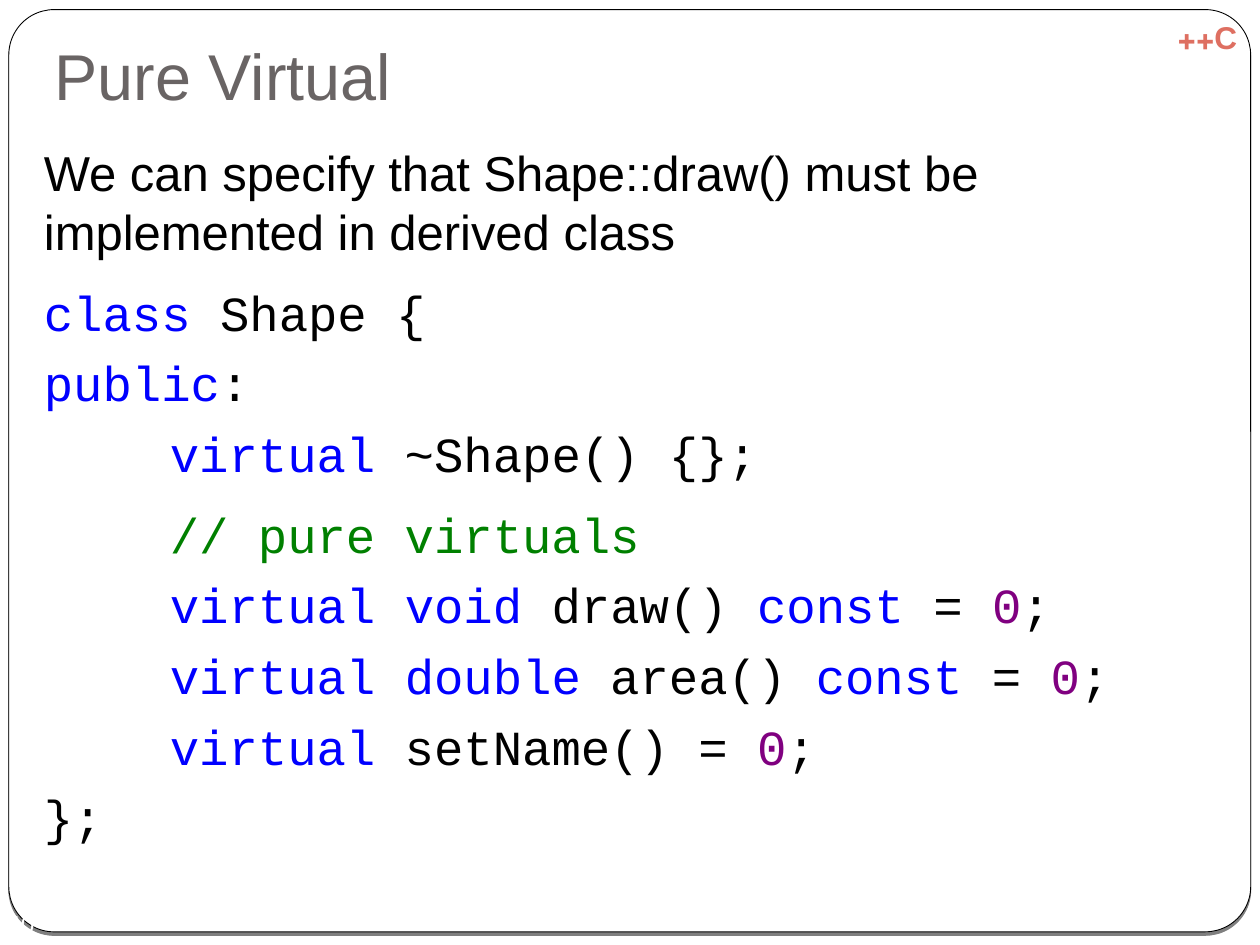
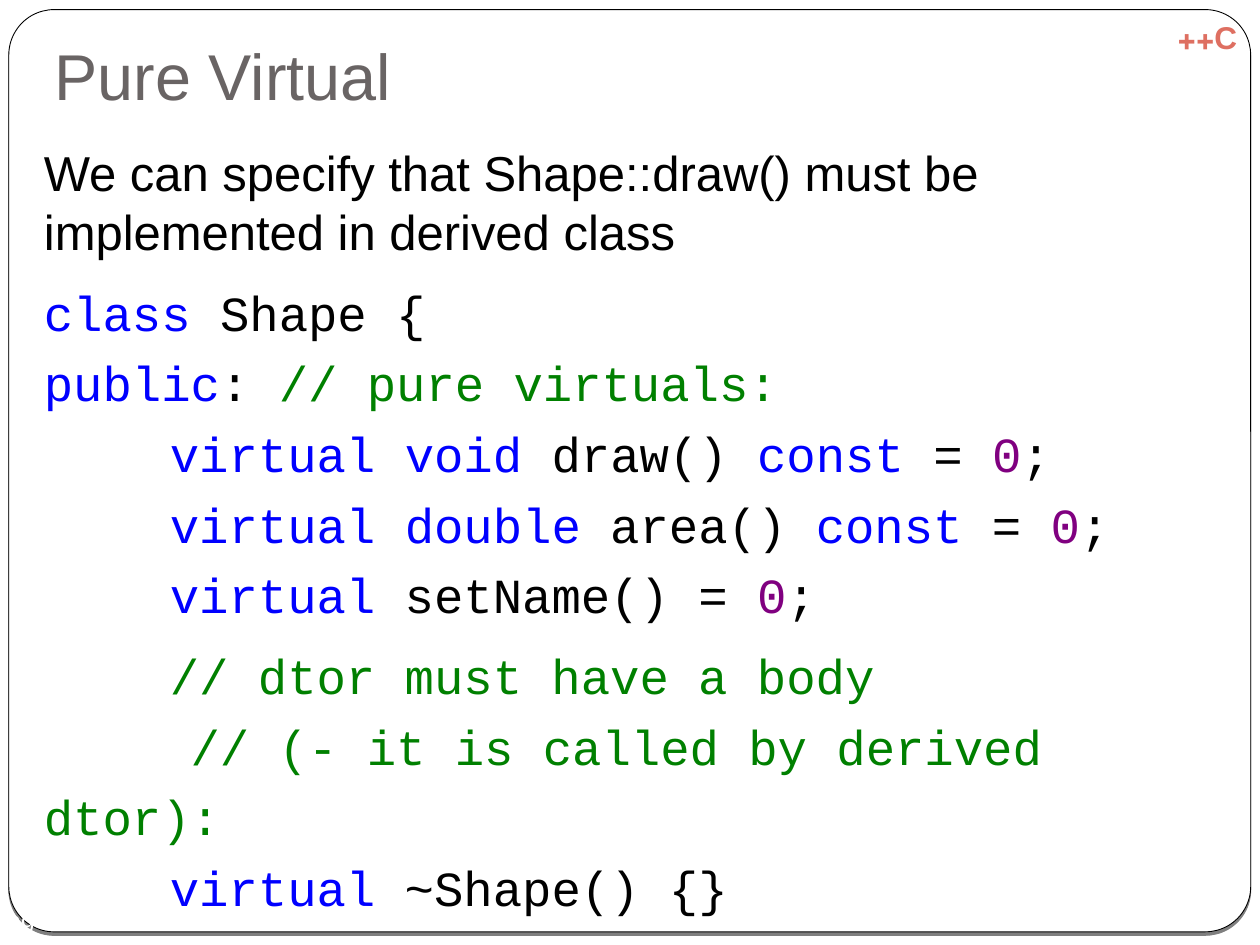
Before and after one commit to cpp-at-ariel/cpp-5779, a slide deck: slide 39 of 06-inheritance/slides-virtual.odp (slide 40 before the commit). Drawn at 1260x945 pixels with LibreOffice and Linux fonts; fonts in the diff are those of the drawing. Boxes give left, top, right and bottom in pixels: in the first picture for what was removed or moved away, otherwise in the second. Text is boxed around its words. In the diff, an @@ line names an element or a change of style, - is before the commit and + after.

```diff
--- a/06-inheritance/slides-virtual.odp
+++ b/06-inheritance/slides-virtual.odp
@@ text at (x1=44, y1=296, x2=1110, y2=917): text changed; text colour #0000FF to #008000 @@
-class Shape {
-public:
-virtual ~Shape() {};
-// pure virtuals
-virtual void draw() const = 0;
-virtual double area() const = 0;
-virtual setName() = 0;
-};
+class Shape {
+public: // pure virtuals:
+virtual void draw() const = 0;
+virtual double area() const = 0;
+virtual setName() = 0;
+// dtor must have a body
+// (- it is called by derived dtor):
+virtual ~Shape() {}
+};
@@ page number at (x1=7, y1=914, x2=34, y2=931): text changed @@
-40
+39
```
Also in this commit, not shown: 18 other slides changed, 1 slide added, 2 slides removed, 3 other files.
